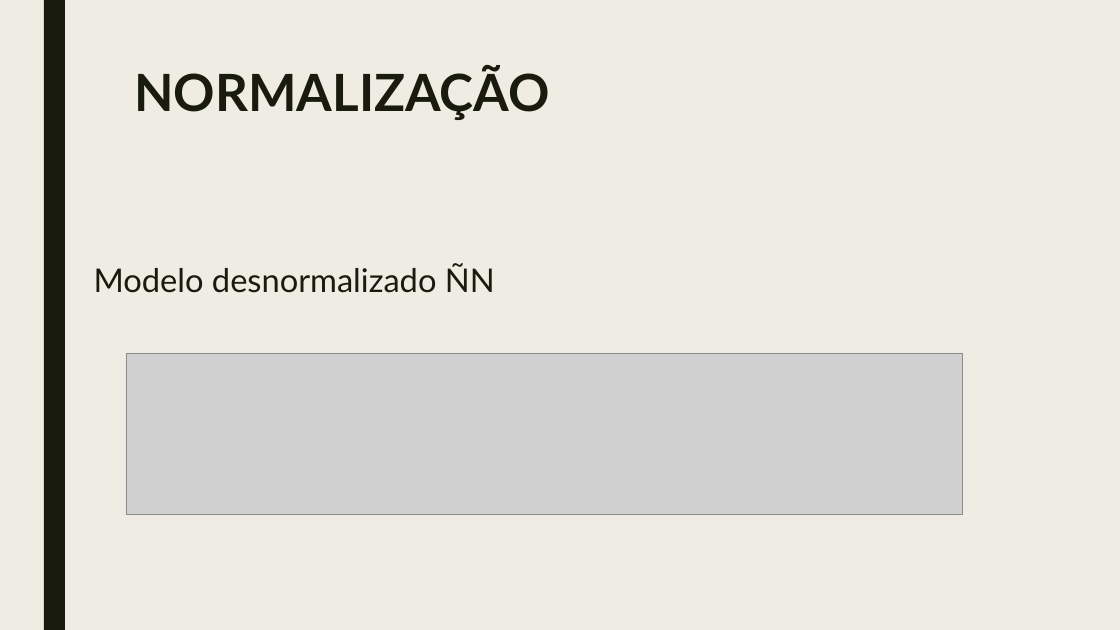
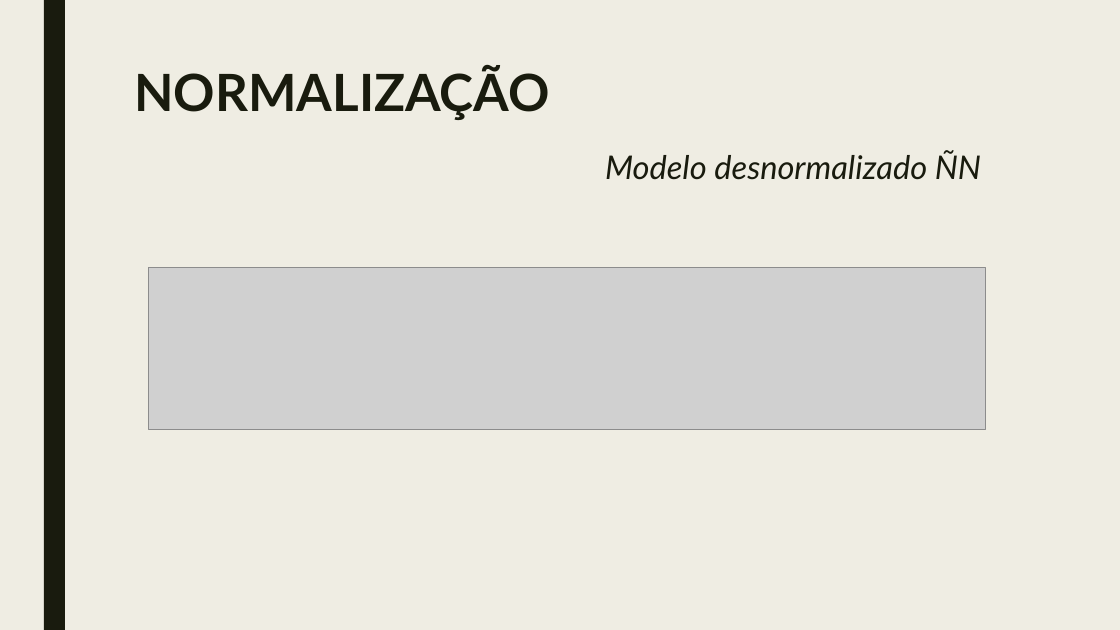
Before and after one commit to ggpereira/Fundamentos-de-BD, a slide deck: slide 3 of Apresentação/Trabalho prático fundamentos de banco de dados 2018.pptx. Drawn at 1120x630 pixels with LibreOffice and Linux fonts; fonts in the diff are those of the drawing; grey boxes stand for pictures. Boxes give left, top, right and bottom in pixels: in the first picture for what was removed or moved away, otherwise in the second. Text is boxed around its words. In the diff, an @@ line names an element or a change of style, - is before the commit and + after.

```diff
--- a/Apresentação/Trabalho prático fundamentos de banco de dados 2018.pptx
+++ b/Apresentação/Trabalho prático fundamentos de banco de dados 2018.pptx
@@ text "Modelo desnormalizado ÑN": place and size @@
-text "Modelo desnormalizado ÑN" at box(94, 264, 495, 293)
+text "Modelo desnormalizado ÑN" at box(605, 150, 981, 180)
@@ text "Modelo desnormalizado ÑN" at box(605, 150, 981, 180): italic on @@
@@ picture: place and size @@
-picture at box(126, 353, 963, 514)
+picture at box(149, 268, 986, 429)
```
Also in this commit, not shown: 8 other slides changed, 3 slides added, 1 other file.
